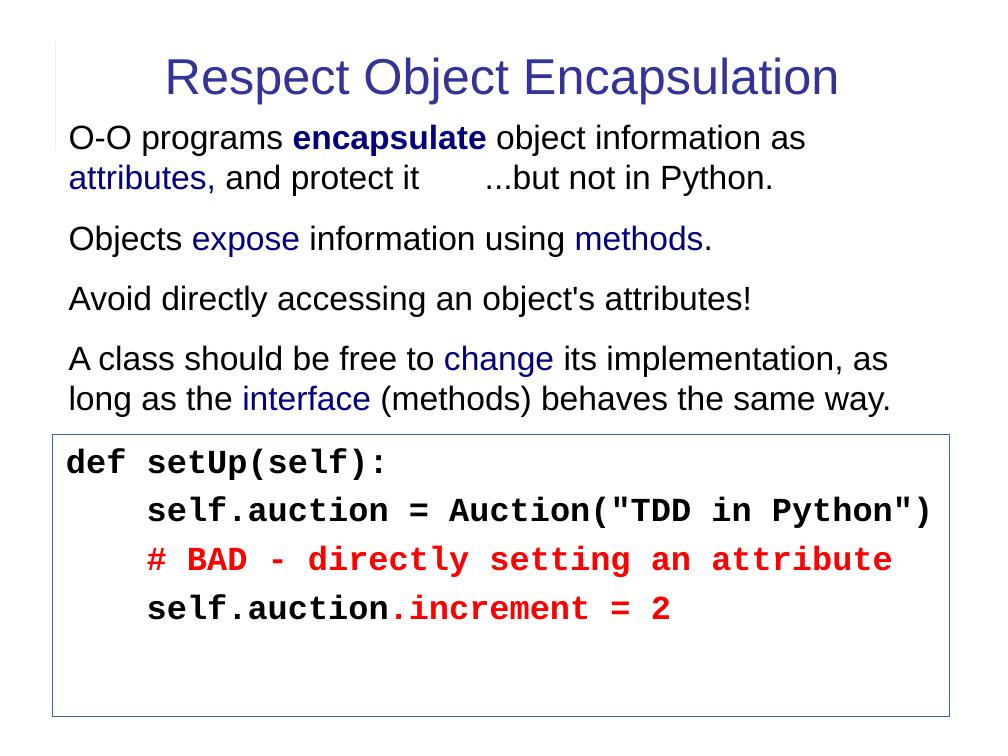
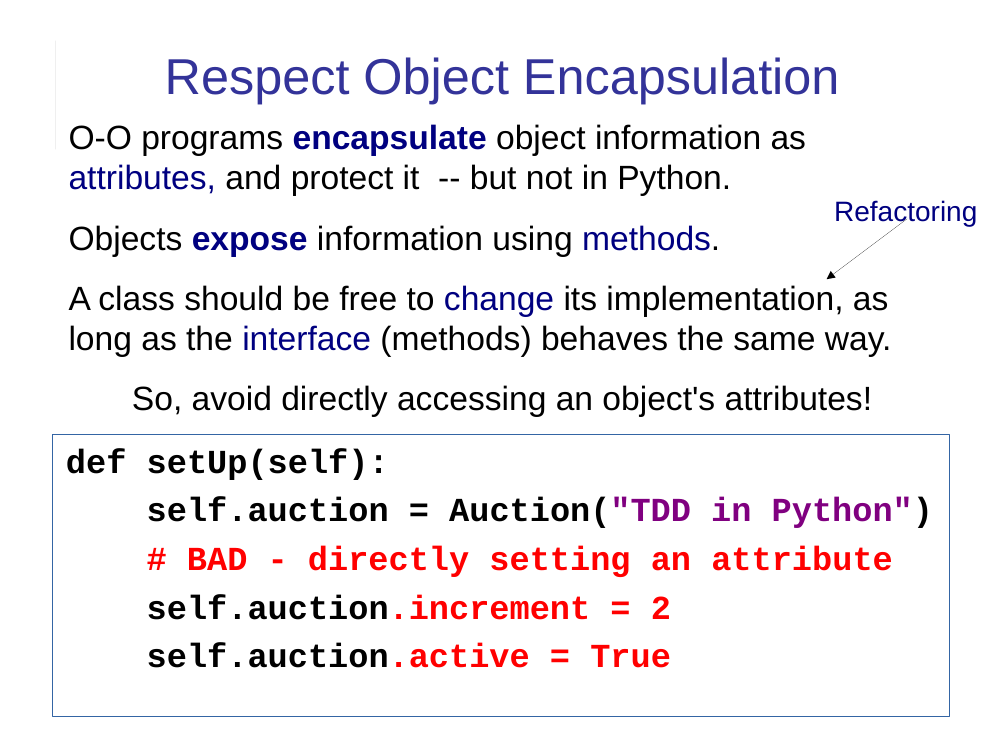
Before and after one commit to cpske/ISP, a slide deck: slide 4 of assignment/feedback/LabExam1-feedback.odp (slide 8 before the commit). Drawn at 1008x756 pixels with LibreOffice and Linux fonts; fonts in the diff are those of the drawing. Boxes give left, top, right and bottom in pixels: in the first picture for what was removed or moved away, otherwise in the second. Text is boxed around its words. In the diff, an @@ line names an element or a change of style, - is before the commit and + after.

Commit message:
add refactoring topic

```diff
--- a/assignment/feedback/LabExam1-feedback.odp
+++ b/assignment/feedback/LabExam1-feedback.odp
@@ text at [69, 124, 806, 196]: text changed @@
-O-O programs encapsulate object information as attributes, and protect it ...but not in Python.
+O-O programs encapsulate object information as attributes, and protect it -- but not in Python.
@@ text added at [834, 200, 977, 226], 20 pt, text #000080 @@
+Refactoring
@@ text at [69, 225, 720, 257]: bold on in "expose" @@
@@ arrow added from (907, 219) to (827, 279), #000000 0 pt @@
@@ text at [69, 285, 752, 317]: paragraph removed @@
-Avoid directly accessing an object's attributes!
@@ text at [132, 385, 872, 417]: paragraph added @@
+So, avoid directly accessing an object's attributes!
@@ text in rectangle at [147, 497, 933, 528]: text colour #000000 to #800080 in "Auction("TDD in Python")" @@
@@ text in rectangle at [147, 643, 671, 668]: paragraph added @@
+self.auction.active = True
```
Also in this commit, not shown: 12 other slides changed, 3 slides added, 5 other files.
